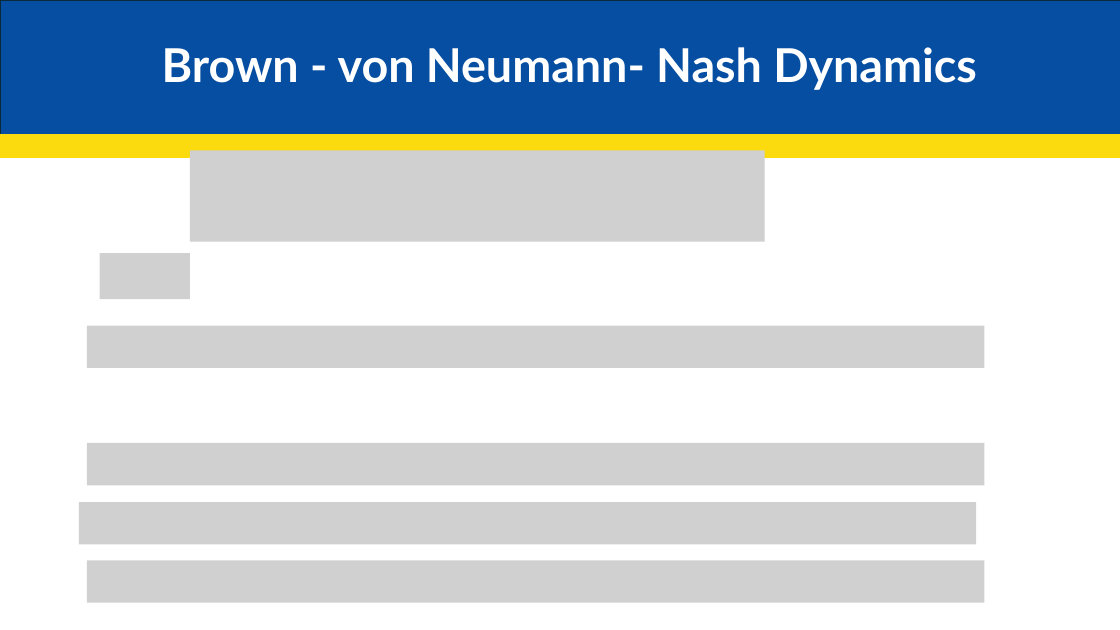
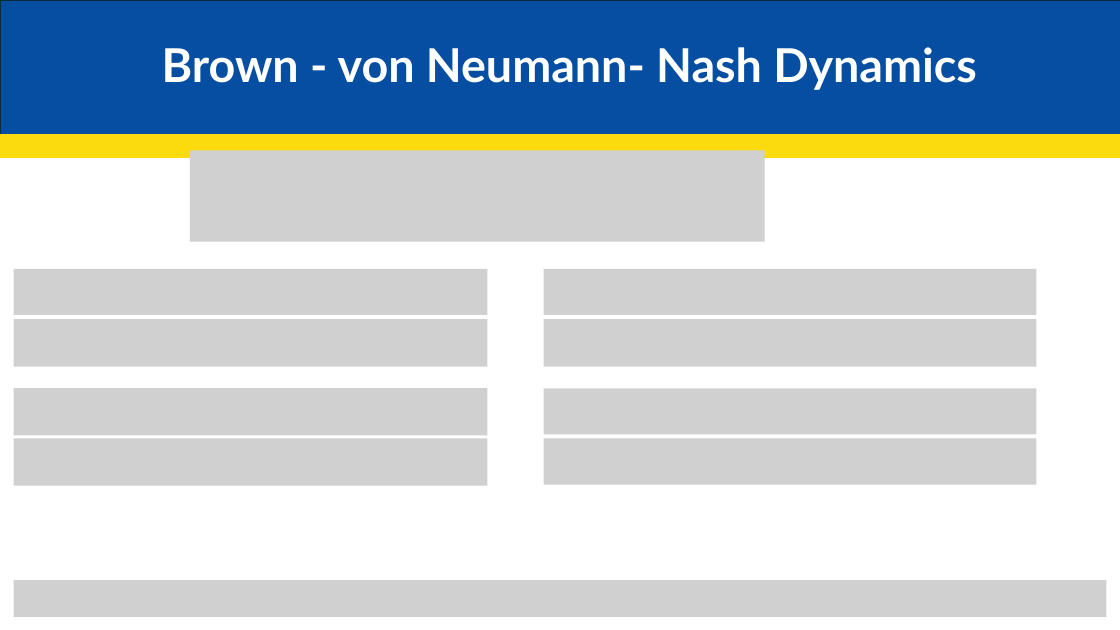
Before and after one commit to JakeCisc210/Candidacy, a slide deck: slide 29 of Reading Course/Presentations/Game Theory Six.pptx. Drawn at 1120x630 pixels with LibreOffice and Linux fonts; fonts in the diff are those of the drawing; grey boxes stand for pictures. Boxes give left, top, right and bottom in pixels: in the first picture for what was removed or moved away, otherwise in the second. Text is boxed around its words. In the diff, an @@ line names an element or a change of style, - is before the commit and + after.

```diff
--- a/Reading Course/Presentations/Game Theory Six.pptx
+++ b/Reading Course/Presentations/Game Theory Six.pptx
@@ picture added at [13,269,487,315] @@
@@ picture removed at [100,253,190,299] @@
@@ picture added at [544,269,1037,315] @@
@@ picture added at [13,319,487,367] @@
@@ picture removed at [87,326,985,368] @@
@@ picture added at [544,319,1037,367] @@
@@ picture added at [13,388,487,435] @@
@@ picture added at [544,388,1037,434] @@
@@ picture added at [13,439,487,486] @@
@@ picture removed at [87,443,985,485] @@
@@ picture added at [544,439,1037,485] @@
@@ picture removed at [79,502,976,544] @@
@@ picture removed at [87,560,985,602] @@
@@ picture added at [13,581,1107,618] @@
```
Also in this commit, not shown: 1 slide added, 1 other file.
